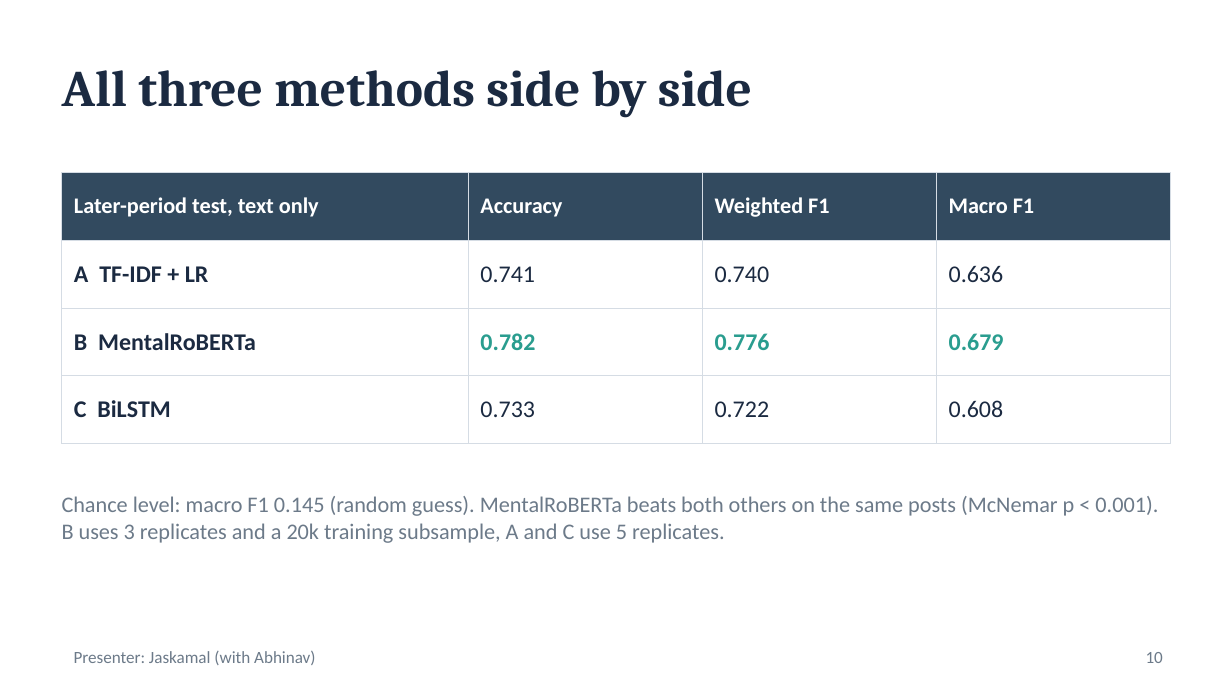
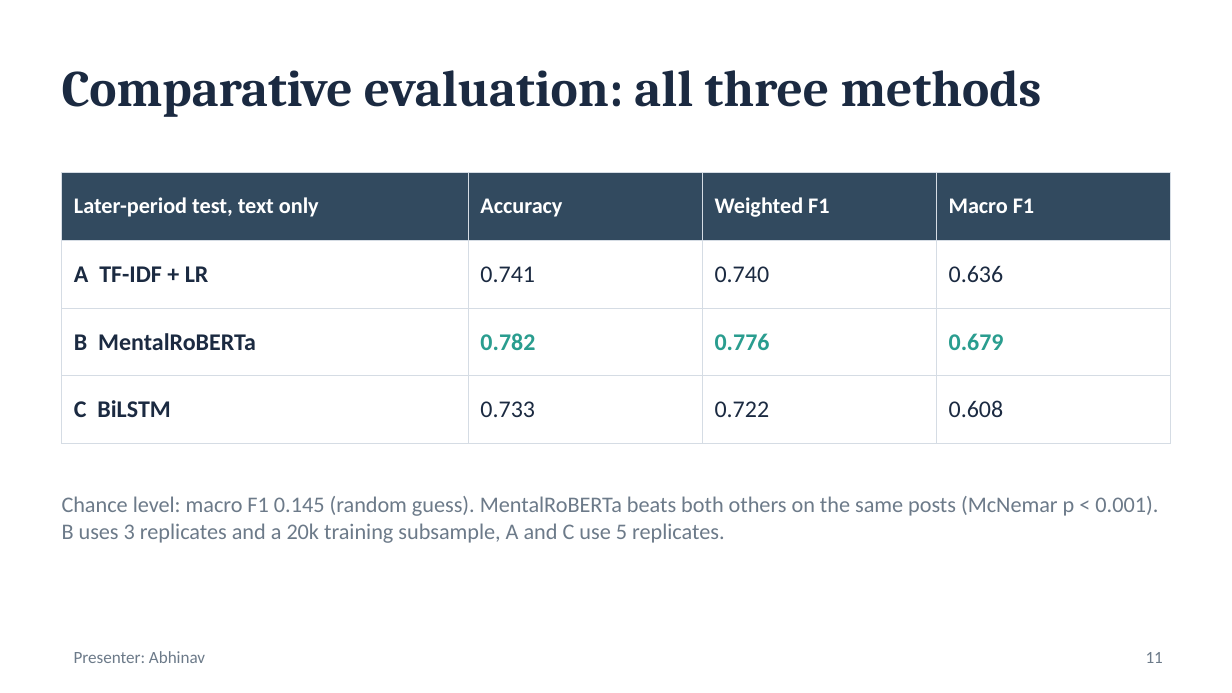
Before and after one commit to Abhinavxox/reddit-mental-health-timing, a slide deck: slide 11 of slides/Phase1_Timing_Matters.pptx (slide 10 before the commit). Drawn at 1232x693 pixels with LibreOffice and Linux fonts; fonts in the diff are those of the drawing. Boxes give left, top, right and bottom in pixels: in the first picture for what was removed or moved away, otherwise in the second. Text is boxed around its words. In the diff, an @@ line names an element or a change of style, - is before the commit and + after.

```diff
--- a/slides/Phase1_Timing_Matters.pptx
+++ b/slides/Phase1_Timing_Matters.pptx
@@ title at bbox=[62, 70, 1042, 117]: text changed @@
-All three methods side by side
+Comparative evaluation: all three methods
@@ text at bbox=[74, 651, 205, 663]: text changed @@
-Presenter: Jaskamal (with Abhinav)
+Presenter: Abhinav
@@ page number at bbox=[1146, 652, 1163, 663]: text changed @@
-10
+11
```
Also in this commit, not shown: 6 other slides changed, 1 slide added, 1 slide removed, 6 other files.
